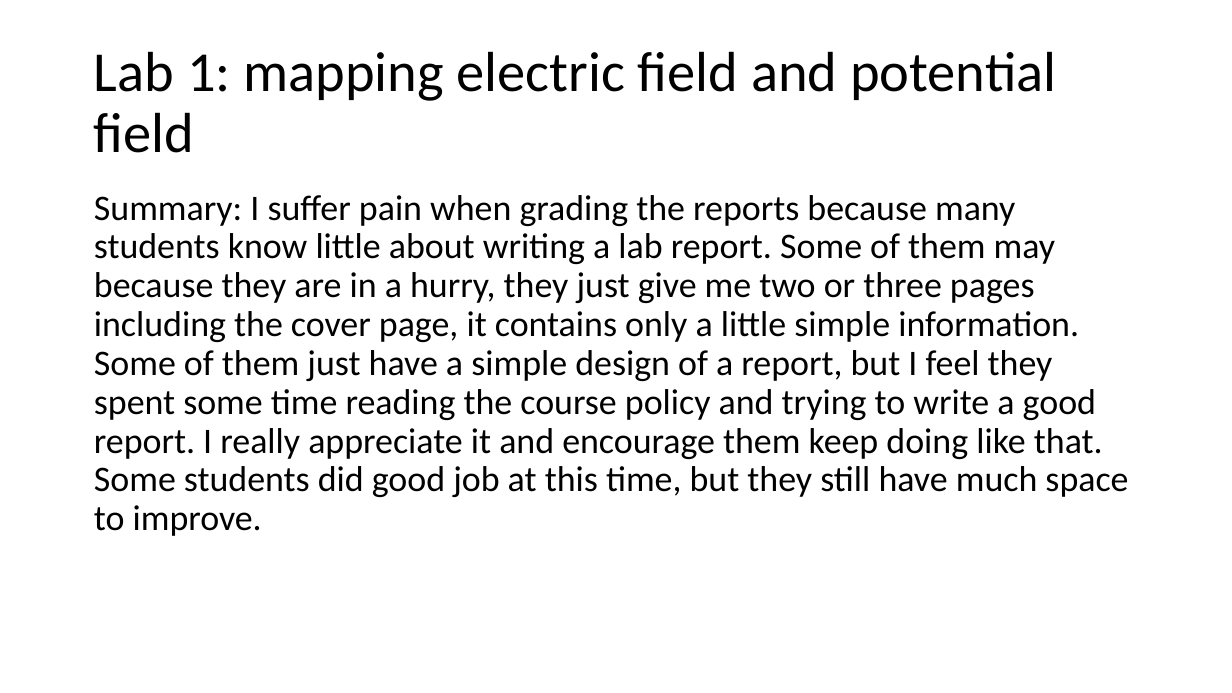
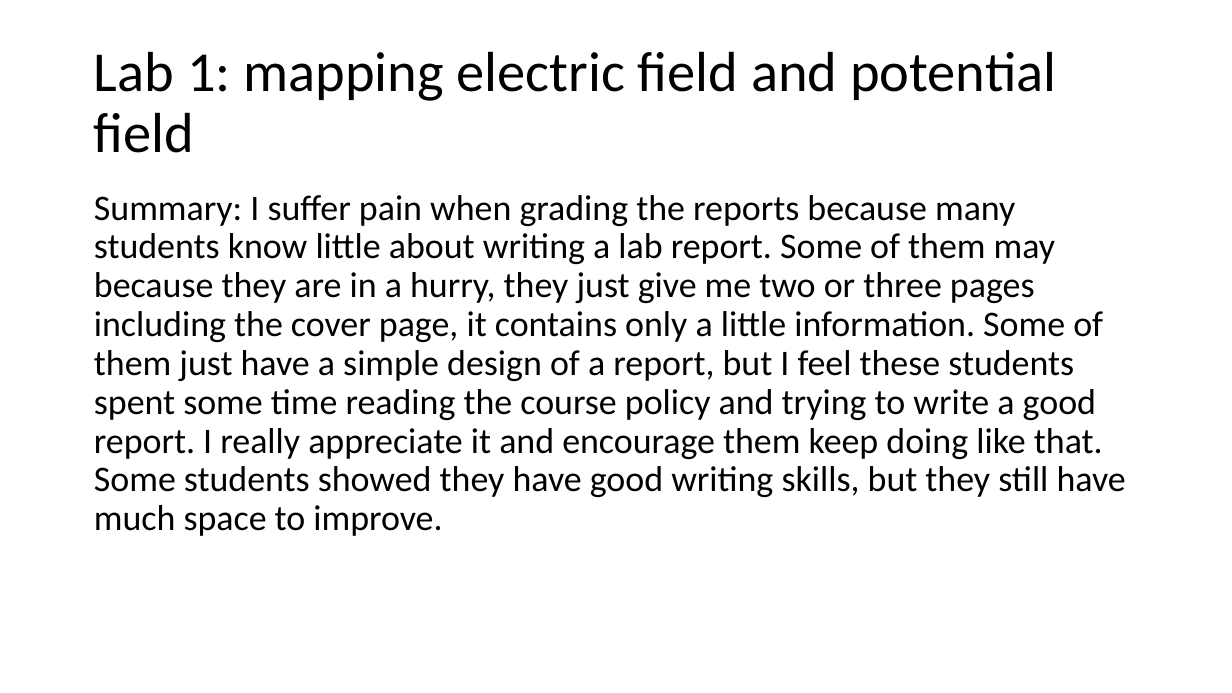
Before and after one commit to UML-Ionosphere-Plasmasphere-Modeling/Coupling-Model, a slide deck: slide 6 of Computational-books&papers/private/TA.pptx. Drawn at 1232x693 pixels with LibreOffice and Linux fonts; fonts in the diff are those of the drawing. Boxes give left, top, right and bottom in pixels: in the first picture for what was removed or moved away, otherwise in the second. Text is boxed around its words. In the diff, an @@ line names an element or a change of style, - is before the commit and + after.

```diff
--- a/Computational-books&papers/private/TA.pptx
+++ b/Computational-books&papers/private/TA.pptx
@@ text at (94,195,1126,536): text changed @@
-Summary: I suffer pain when grading the reports because many students know little about writing a lab report. Some of them may because they are in a hurry, they just give me two or three pages including the cover page, it contains only a little simple information. Some of them just have a simple design of a report, but I feel they spent some time reading the course policy and trying to write a good report. I really appreciate it and encourage them keep doing like that. Some students did good job at this time, but they still have much space to improve.
+Summary: I suffer pain when grading the reports because many students know little about writing a lab report. Some of them may because they are in a hurry, they just give me two or three pages including the cover page, it contains only a little information. Some of them just have a simple design of a report, but I feel these students spent some time reading the course policy and trying to write a good report. I really appreciate it and encourage them keep doing like that. Some students showed they have good writing skills, but they still have much space to improve.
```
Also in this commit, not shown: 3 other slides changed, 1 slide added.
